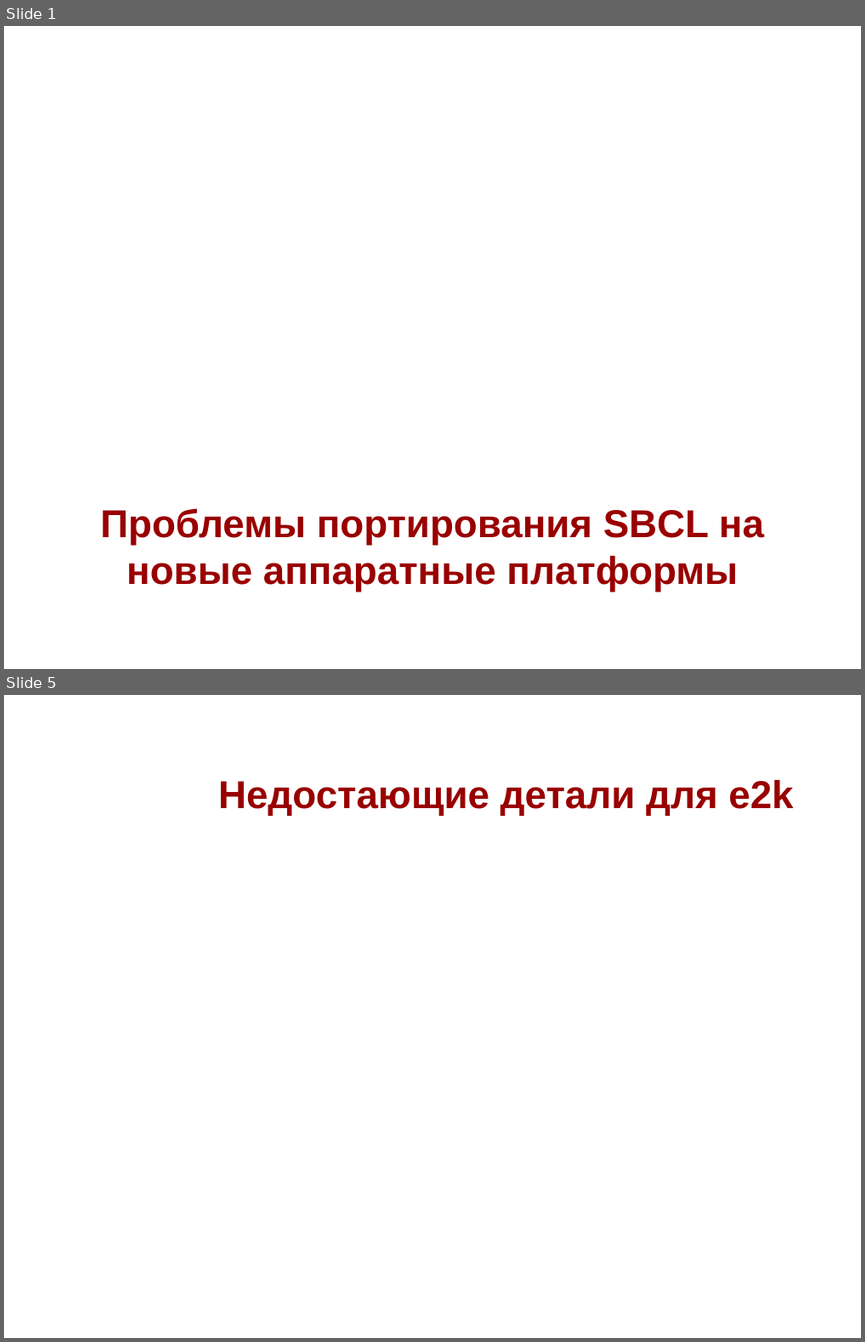
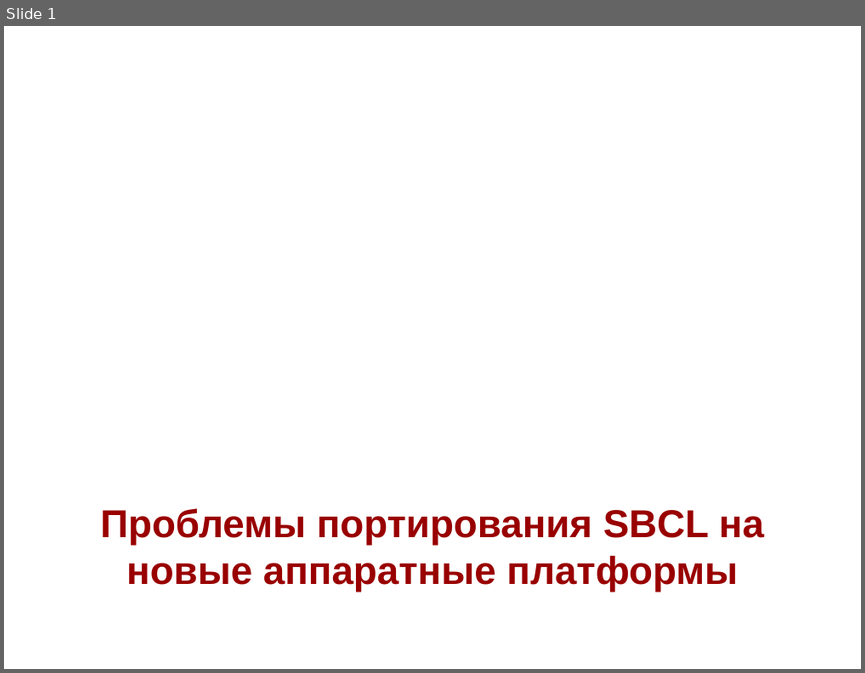
Before and after one commit to NIR-Ginko/presentations, a slide deck: SBCL porting.odp. Shown one above the other, each under a label of ours: slides 1 and 5 before the commit, slide 1 after it; the slides between them are not shown. The pictures are 865x1342 and 865x673 pixels, drawn with LibreOffice and Linux fonts; fonts in the diff are those of the drawing; background and template pictures are left out. Boxes give left, top, right and bottom in pixels: in the first picture for what was removed or moved away, otherwise in the second. Text is boxed around its words. In the diff, an @@ line names an element or a change of style, - is before the commit and + after.

```diff
--- a/SBCL porting.odp
+++ b/SBCL porting.odp
@@ slide 5 removed at [4,695,861,1338], background picture (left out) @@
@@ title removed at [218,780,793,816] @@
-Недостающие детали для e2k
```
Also in this commit, not shown: 8 slides added, 5 other slides removed.
